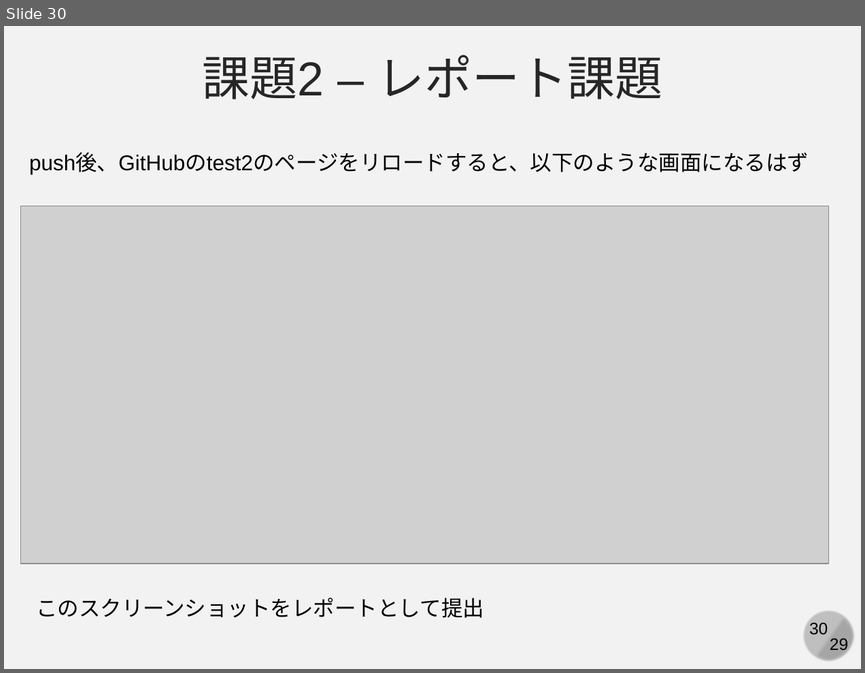
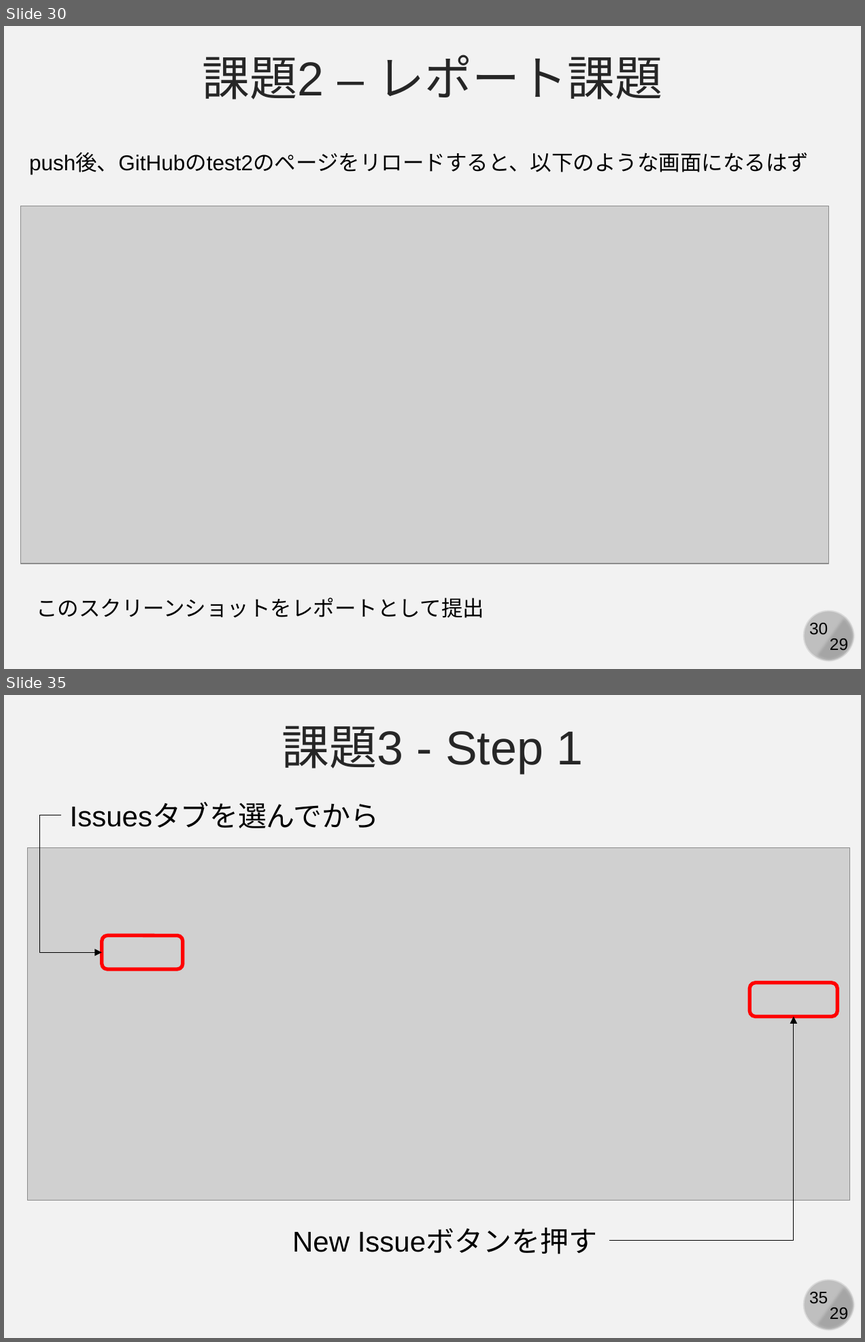
Before and after one commit to kaityo256/github, a slide deck: practice_github/fig/github_ex03.pptx. Shown one above the other, each under a label of ours: slide 30 before the commit, slides 30 and 35 after it; the slides between them are not shown. The pictures are 865x673 and 865x1342 pixels, drawn with LibreOffice and Linux fonts; fonts in the diff are those of the drawing; grey boxes stand for pictures. Boxes give left, top, right and bottom in pixels: in the first picture for what was removed or moved away, otherwise in the second. Text is boxed around its words. In the diff, an @@ line names an element or a change of style, - is before the commit and + after.

```diff
--- a/practice_github/fig/github_ex03.pptx
+++ b/practice_github/fig/github_ex03.pptx
@@ slide 35 added at box(4, 695, 861, 1338), background #F2F2F2; not listed: 4 template elements that a slide beside it also shows @@
@@ text added at box(281, 726, 583, 773), 40 pt, text #262626 @@
+課題3 - Step 1
@@ elbow arrow added from (61, 815) to (102, 952), #000000 0.5 pt @@
@@ text added at box(70, 803, 379, 828), 24 pt, text #000000 @@
+Issuesタブを選んでから
@@ picture added at box(28, 847, 850, 1200) @@
@@ rounded rectangle added at box(102, 936, 182, 969), outline #FF0000 3 pt @@
@@ rounded rectangle added at box(749, 983, 837, 1016), outline #FF0000 3 pt @@
@@ elbow arrow added from (609, 1240) to (793, 1016), #000000 0.5 pt @@
@@ text added at box(292, 1228, 597, 1254), 24 pt, text #000000 @@
+New Issueボタンを押す
```
Also in this commit, not shown: 12 other slides added.
